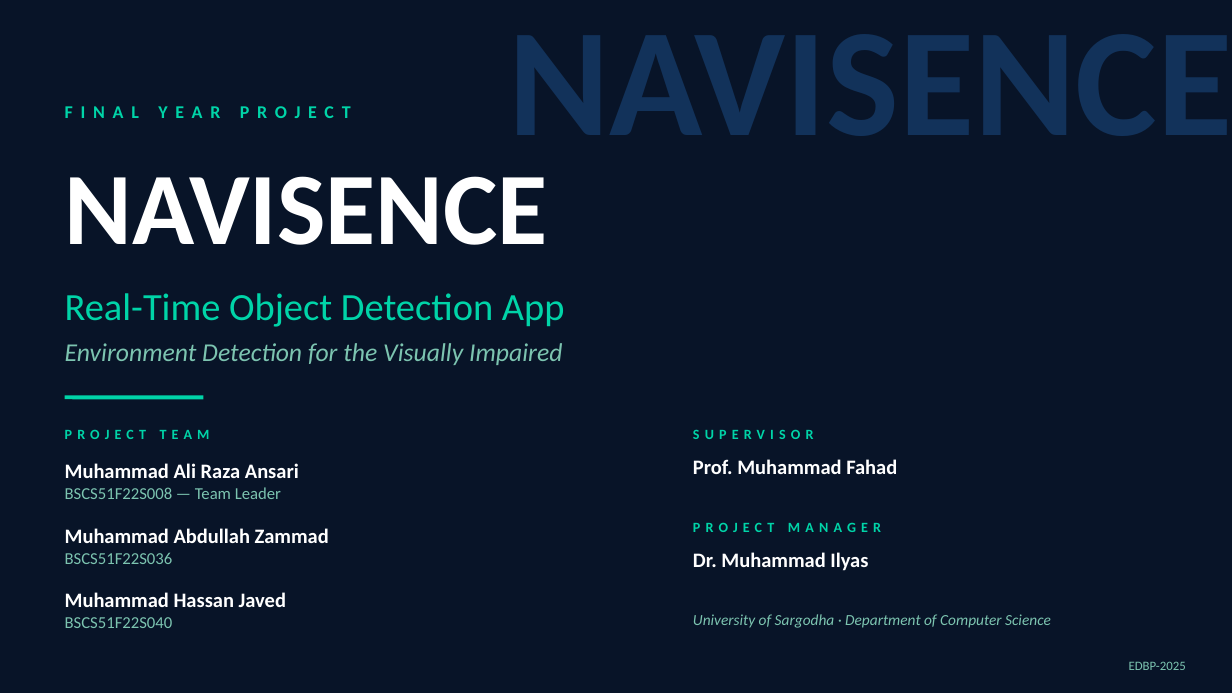
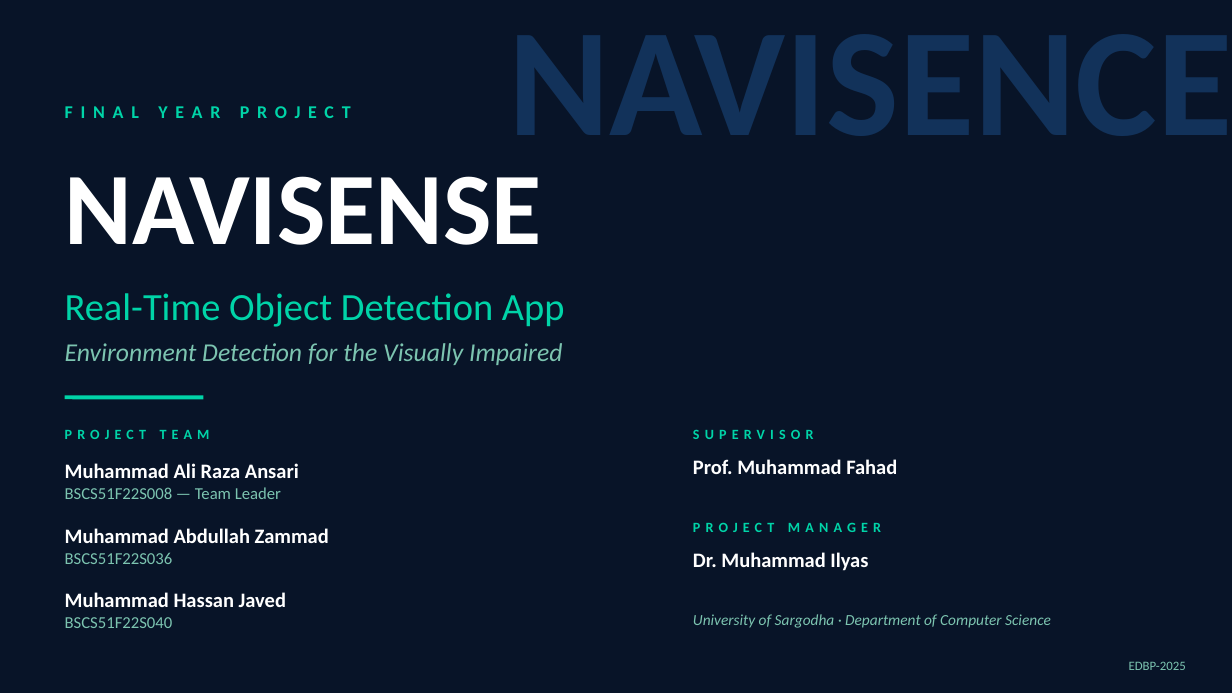
Before and after one commit to ali-raza-91/FYP, a slide deck: slide 1 of Presentation.pptx. Drawn at 1232x693 pixels with LibreOffice and Linux fonts; fonts in the diff are those of the drawing. Boxes give left, top, right and bottom in pixels: in the first picture for what was removed or moved away, otherwise in the second. Text is boxed around its words. In the diff, an @@ line names an element or a change of style, - is before the commit and + after.

Commit message:
spelling mistake

```diff
--- a/Presentation.pptx
+++ b/Presentation.pptx
@@ text at [65,176,542,245]: text changed @@
-NAVISENCE
+NAVISENSE
```
